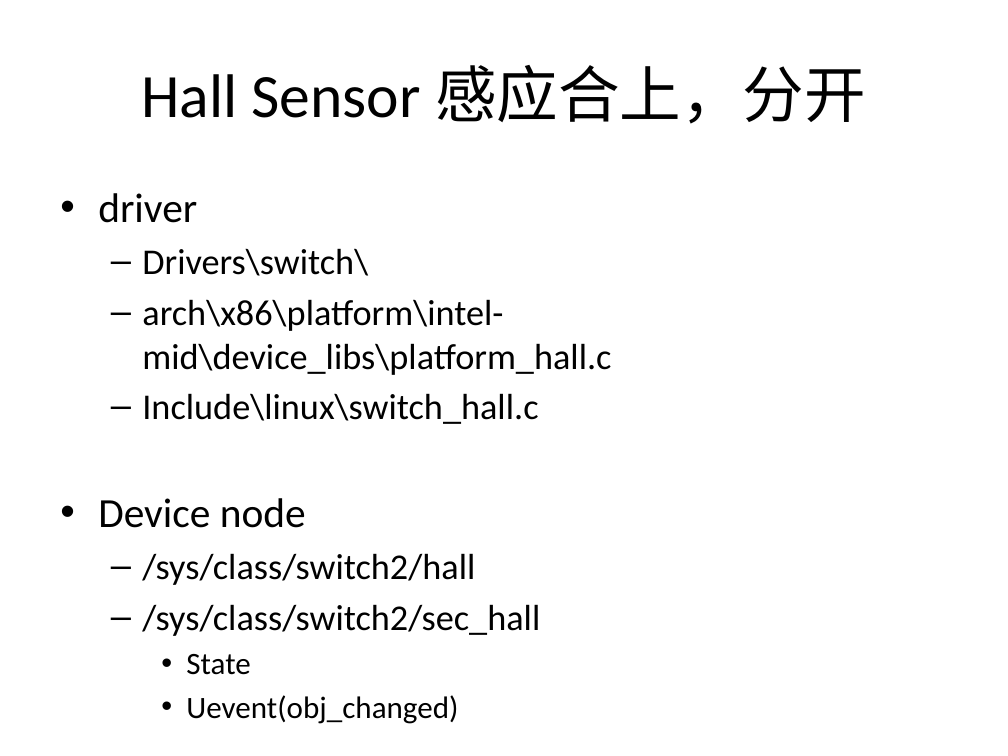
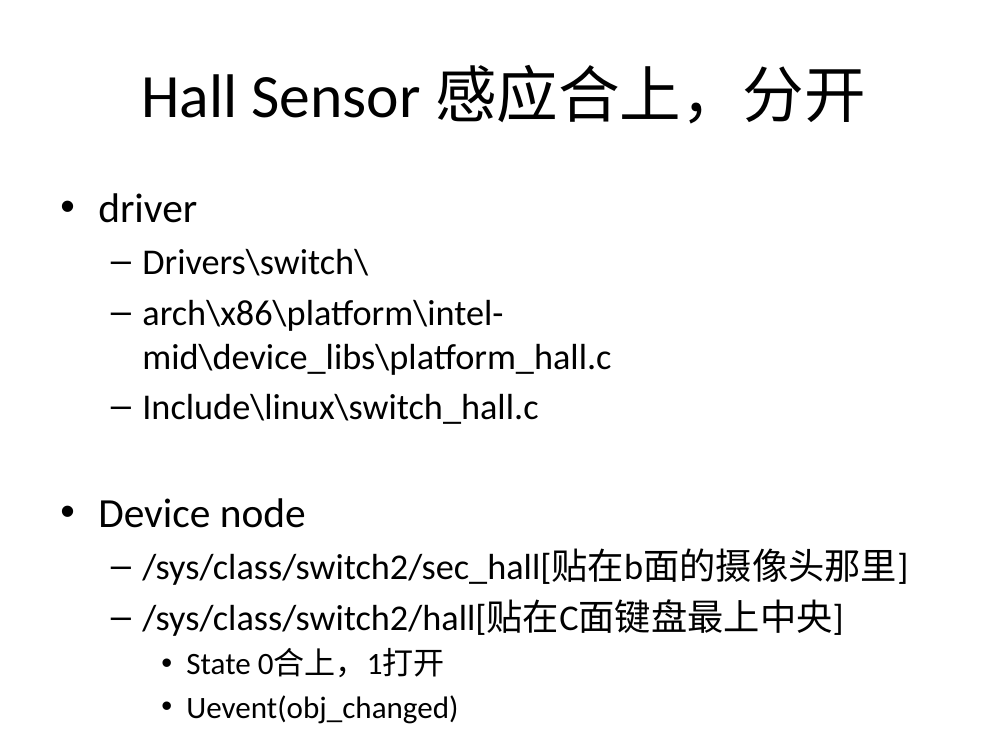
Before and after one commit to mazelinux/LENOVO, a slide deck: slide 11 of doc/Yeti_device_driver_list.pptx. Drawn at 1008x756 pixels with LibreOffice and Linux fonts; fonts in the diff are those of the drawing. Boxes give left, top, right and bottom in pixels: in the first picture for what was removed or moved away, otherwise in the second. Text is boxed around its words. In the diff, an @@ line names an element or a change of style, - is before the commit and + after.

```diff
--- a/doc/Yeti_device_driver_list.pptx
+++ b/doc/Yeti_device_driver_list.pptx
@@ text at box(142, 549, 908, 677): text changed @@
-  – /sys/class/switch2/hall
-  – /sys/class/switch2/sec_hall
-    • State
+  – /sys/class/switch2/sec_hall[贴在b面的摄像头那里]
+  – /sys/class/switch2/hall[贴在C面键盘最上中央]
+    • State 0合上，1打开
```
Also in this commit, not shown: 1 other file.
